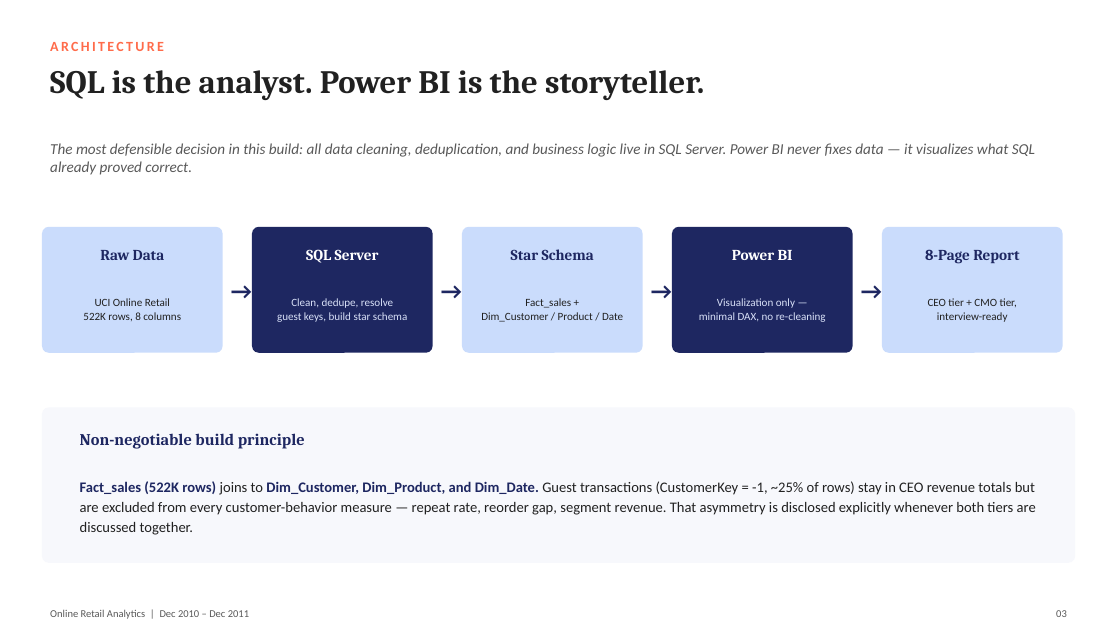
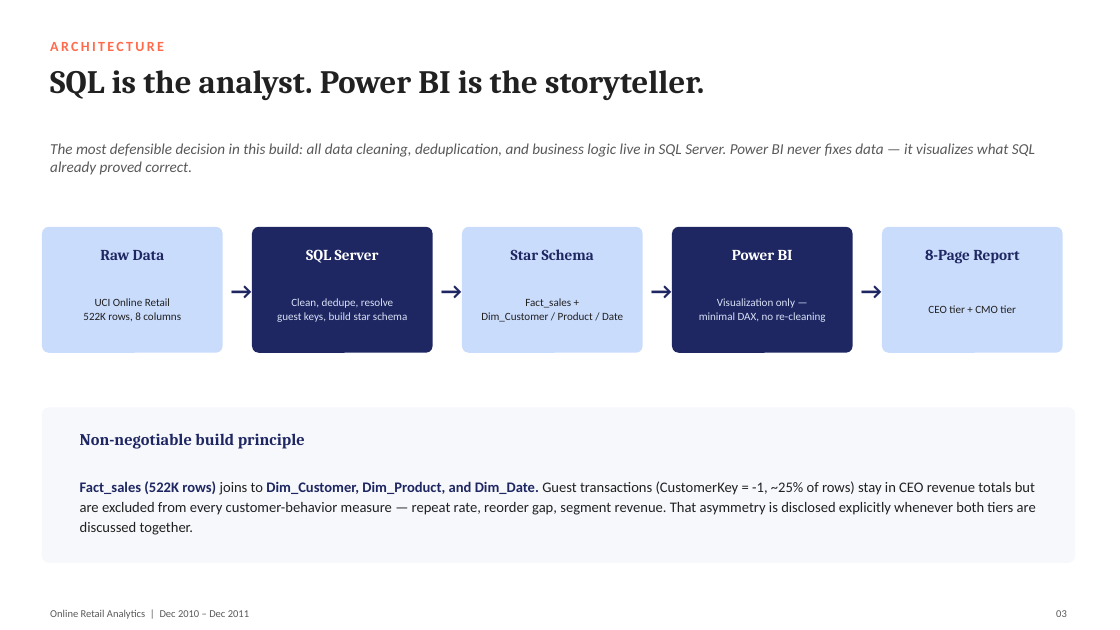
Before and after one commit to mohana-123/tcs-data-visualisation, a slide deck: slide 3 of Visualisations/Online_Retail_Analytics.pptx. Drawn at 1120x630 pixels with LibreOffice and Linux fonts; fonts in the diff are those of the drawing. Boxes give left, top, right and bottom in pixels: in the first picture for what was removed or moved away, otherwise in the second. Text is boxed around its words. In the diff, an @@ line names an element or a change of style, - is before the commit and + after.

```diff
--- a/Visualisations/Online_Retail_Analytics.pptx
+++ b/Visualisations/Online_Retail_Analytics.pptx
@@ text at (x1=928, y1=305, x2=1016, y2=313): text changed @@
-CEO tier + CMO tier,
-interview-ready
+CEO tier + CMO tier
```
Also in this commit, not shown: 1 other slide changed, 4 other files.
